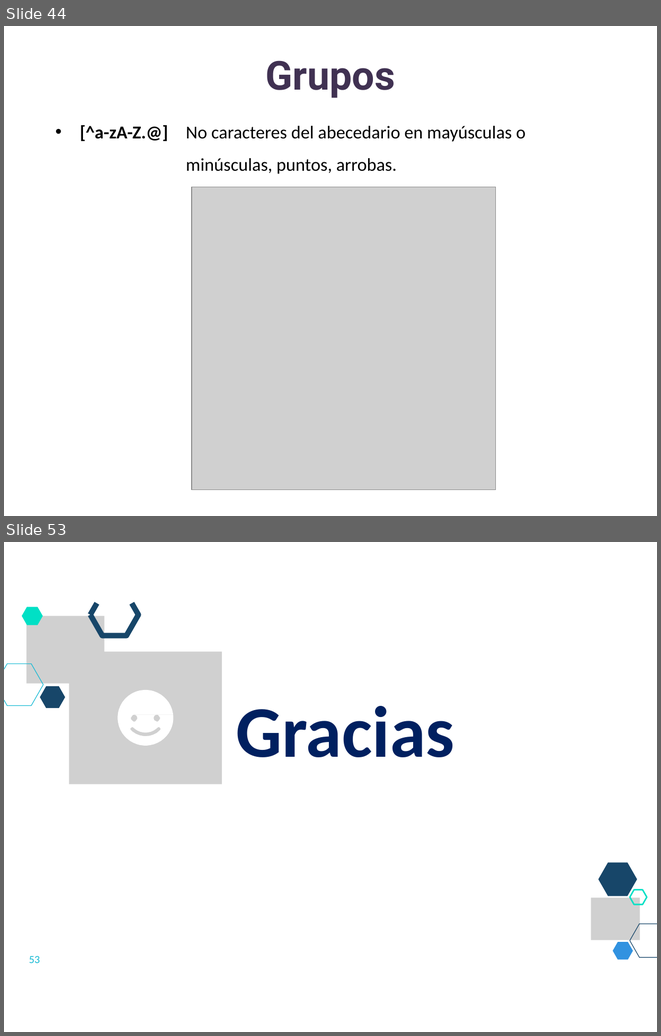
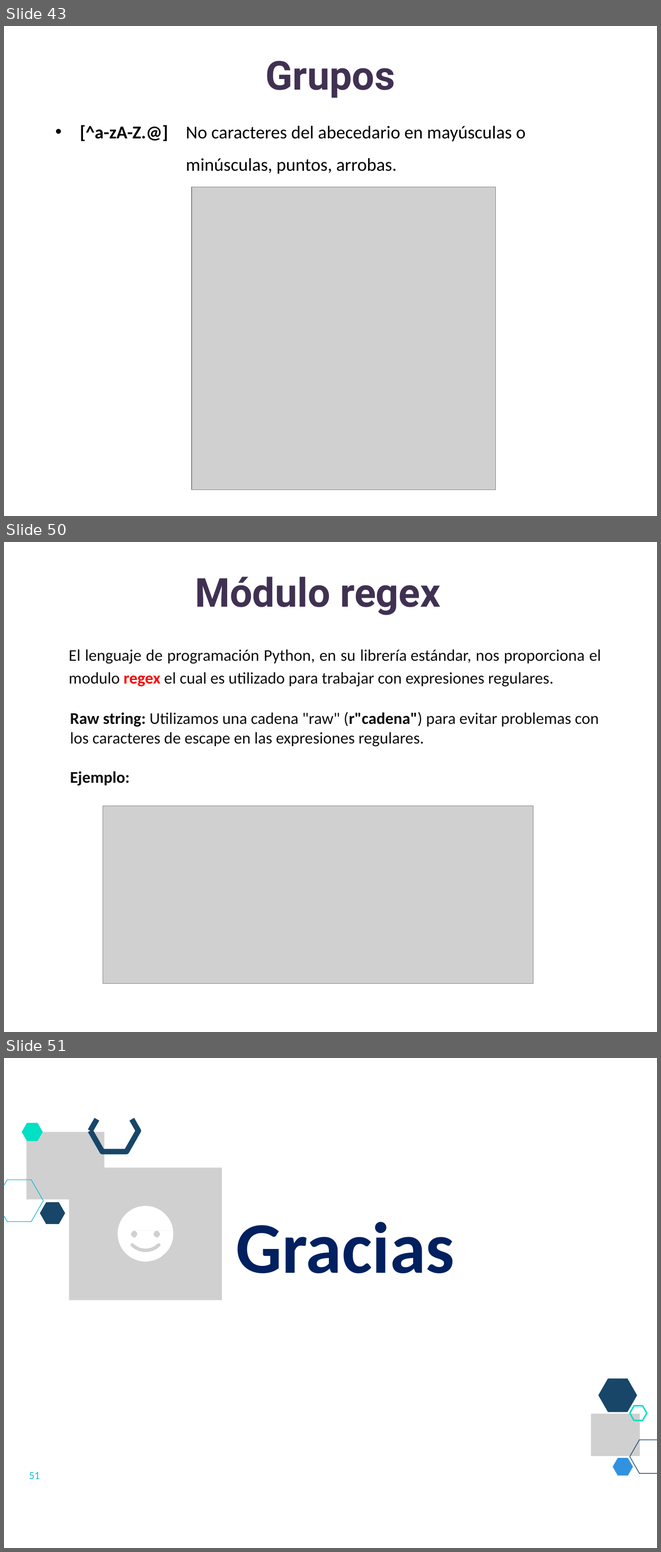
Before and after one commit to lizetheP/Analitica, a slide deck: CalendarioAgo25/presentaciones/18_Expresiones_regulares.pptx. Shown one above the other, each under a label of ours: slides 44 and 53 before the commit, slides 43, 50 and 51 after it; the slides between them are not shown. The pictures are 661x1036 and 661x1552 pixels, drawn with LibreOffice and Linux fonts; fonts in the diff are those of the drawing; grey boxes stand for pictures. Boxes give left, top, right and bottom in pixels: in the first picture for what was removed or moved away, otherwise in the second. Text is boxed around its words. In the diff, an @@ line names an element or a change of style, - is before the commit and + after.

```diff
--- a/CalendarioAgo25/presentaciones/18_Expresiones_regulares.pptx
+++ b/CalendarioAgo25/presentaciones/18_Expresiones_regulares.pptx
@@ slide 50 added at <box>4,542,657,1032</box>, background #FFFFFF @@
@@ title added at <box>195,576,440,615</box>, 44 pt, text #403152, bold @@
+Módulo regex
@@ text added at <box>69,649,601,687</box>, 18 pt, text #0D0D0D @@
+El lenguaje de programación Python, en su librería estándar, nos proporciona el modulo regex el cual es utilizado para trabajar con expresiones regulares.
@@ text added at <box>70,712,599,786</box>, 18 pt, text #0D0D0D @@
+Raw string: Utilizamos una cadena "raw" (r"cadena") para evitar problemas con los caracteres de escape en las expresiones regulares.
+Ejemplo:
@@ picture added at <box>103,806,533,983</box> @@
@@ what was slide 44 is now slide 43 @@
@@ what was slide 53 is now slide 51 @@
@@ page number at <box>29,1471,40,1479</box>: text changed @@
-53
+51
```
Also in this commit, not shown: 6 slides changed, 3 slides removed, 3 other files.
